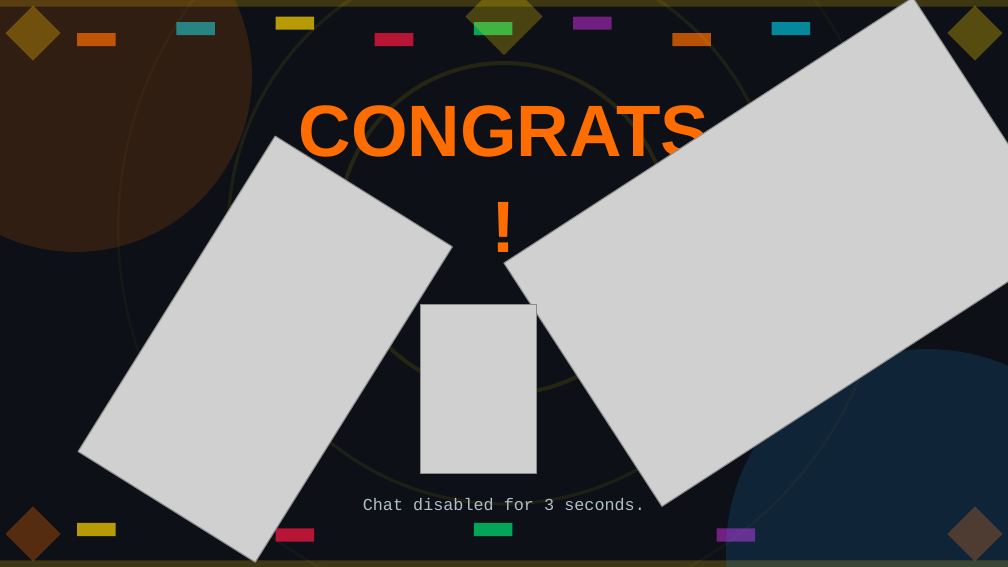
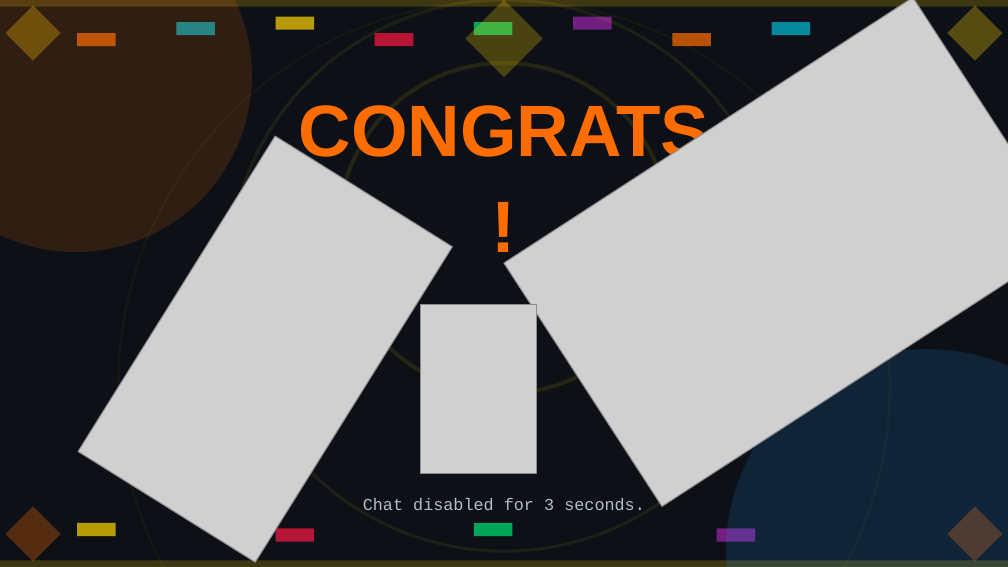
Before and after one commit to coenheinrich-beep/landscape-site-1, a slide deck: slide 9 of rl_bachelor_extra.pptx. Drawn at 1008x567 pixels with LibreOffice and Linux fonts; fonts in the diff are those of the drawing; grey boxes stand for pictures. Boxes give left, top, right and bottom in pixels: in the first picture for what was removed or moved away, otherwise in the second. Text is boxed around its words. In the diff, an @@ line names an element or a change of style, - is before the commit and + after.

```diff
--- a/rl_bachelor_extra.pptx
+++ b/rl_bachelor_extra.pptx
@@ ellipse: place and size @@
-ellipse at bbox=[229, 0, 780, 504]
+ellipse at bbox=[229, 0, 780, 551]
@@ diamond: place and size @@
-diamond at bbox=[466, 0, 543, 55]
+diamond at bbox=[466, 0, 543, 78]
```
Also in this commit, not shown: 6 other slides changed, 1 other file.
